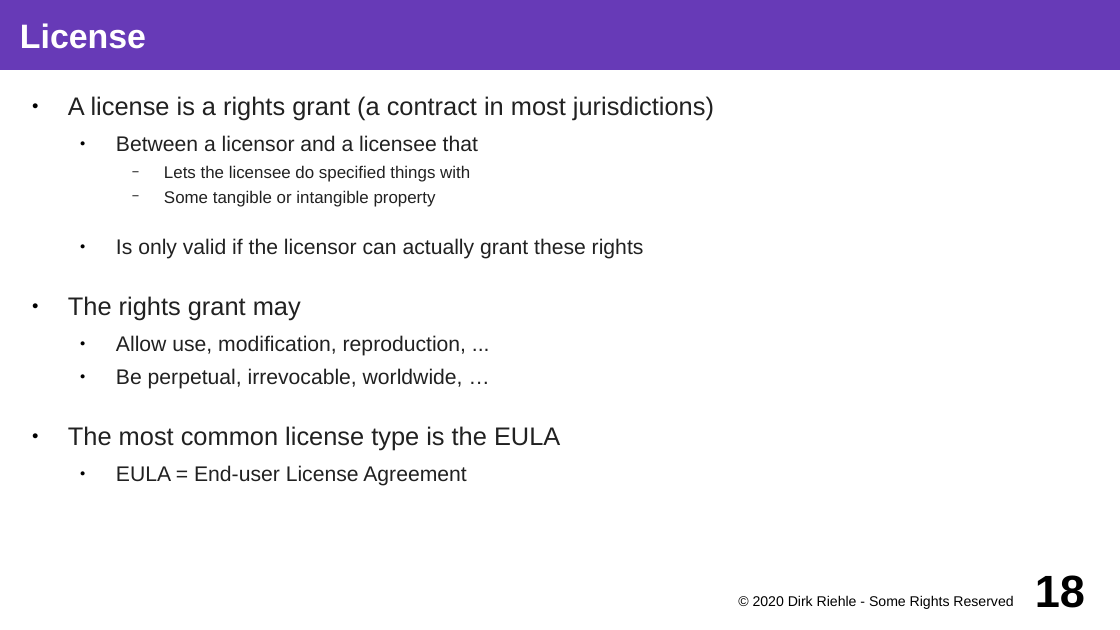
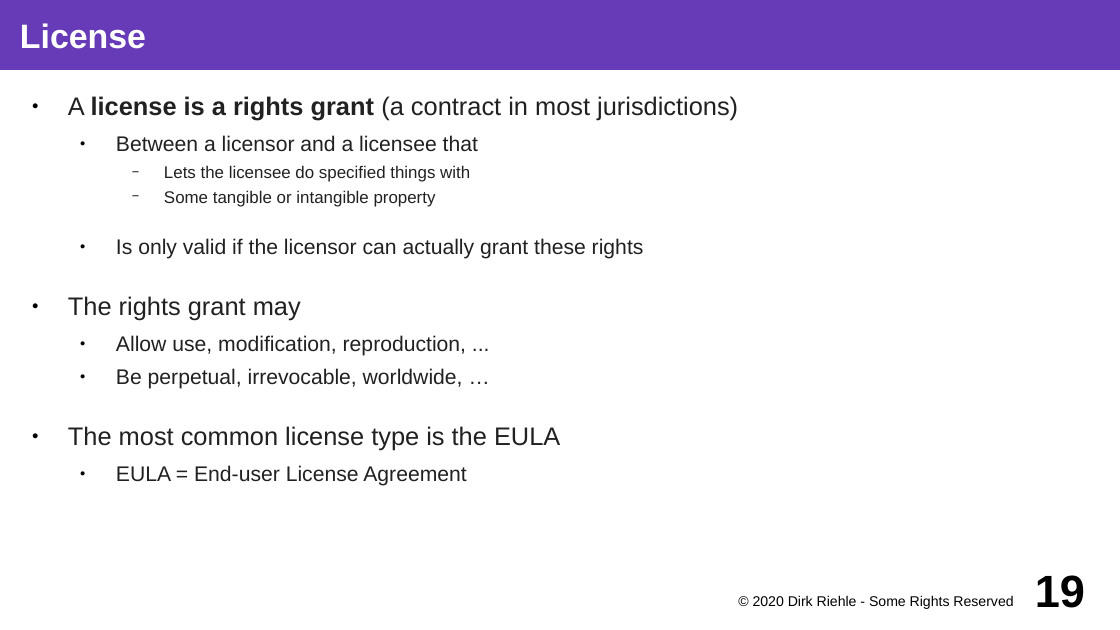
Before and after one commit to dirkriehle/coss-course, a slide deck: slide 19 of Lecture slides/COSS B02 - Software Products.odp (slide 18 before the commit). Drawn at 1120x630 pixels with LibreOffice and Linux fonts; fonts in the diff are those of the drawing. Boxes give left, top, right and bottom in pixels: in the first picture for what was removed or moved away, otherwise in the second. Text is boxed around its words. In the diff, an @@ line names an element or a change of style, - is before the commit and + after.

```diff
--- a/Lecture slides/COSS B02 - Software Products.odp
+++ b/Lecture slides/COSS B02 - Software Products.odp
@@ text at (68,96,738,120): bold on in "license is a rights grant" @@
@@ page number at (1035,575,1085,608): text changed @@
-18
+19
```
Also in this commit, not shown: 13 other slides changed, 1 slide added, 1 other file.
